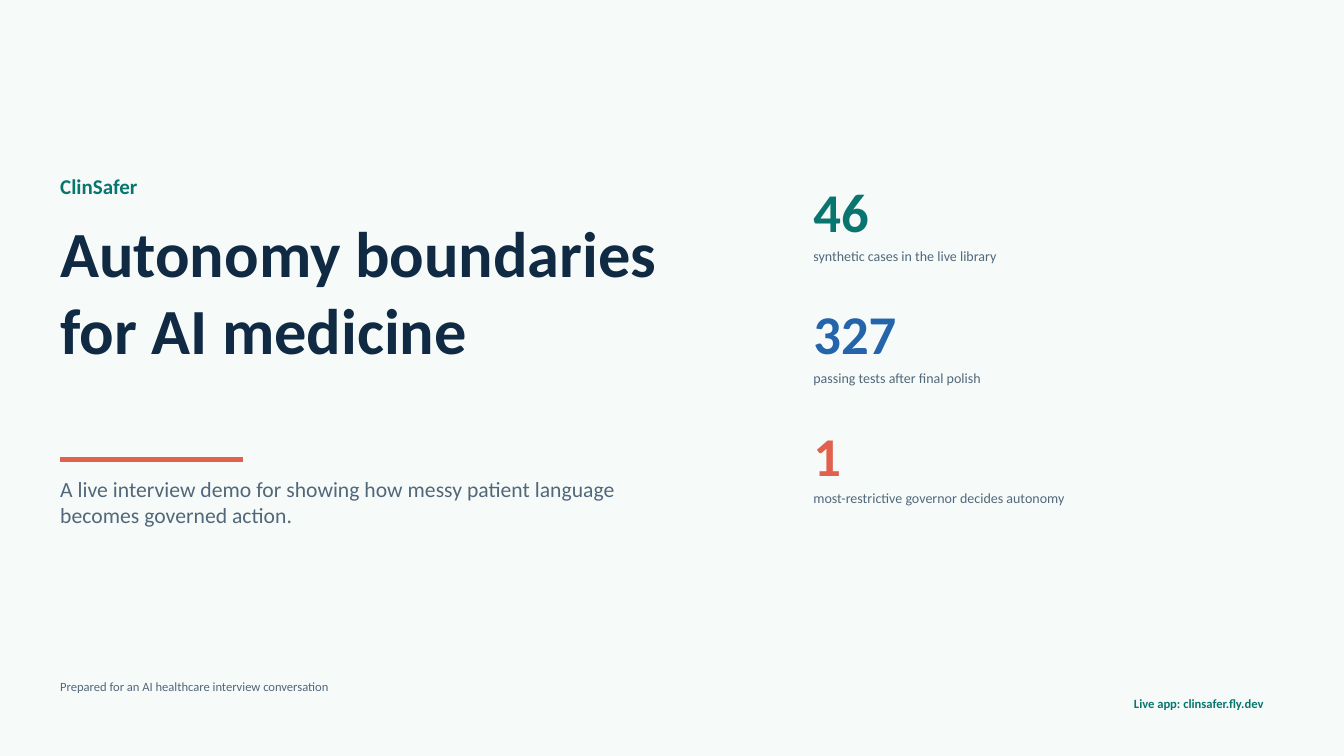
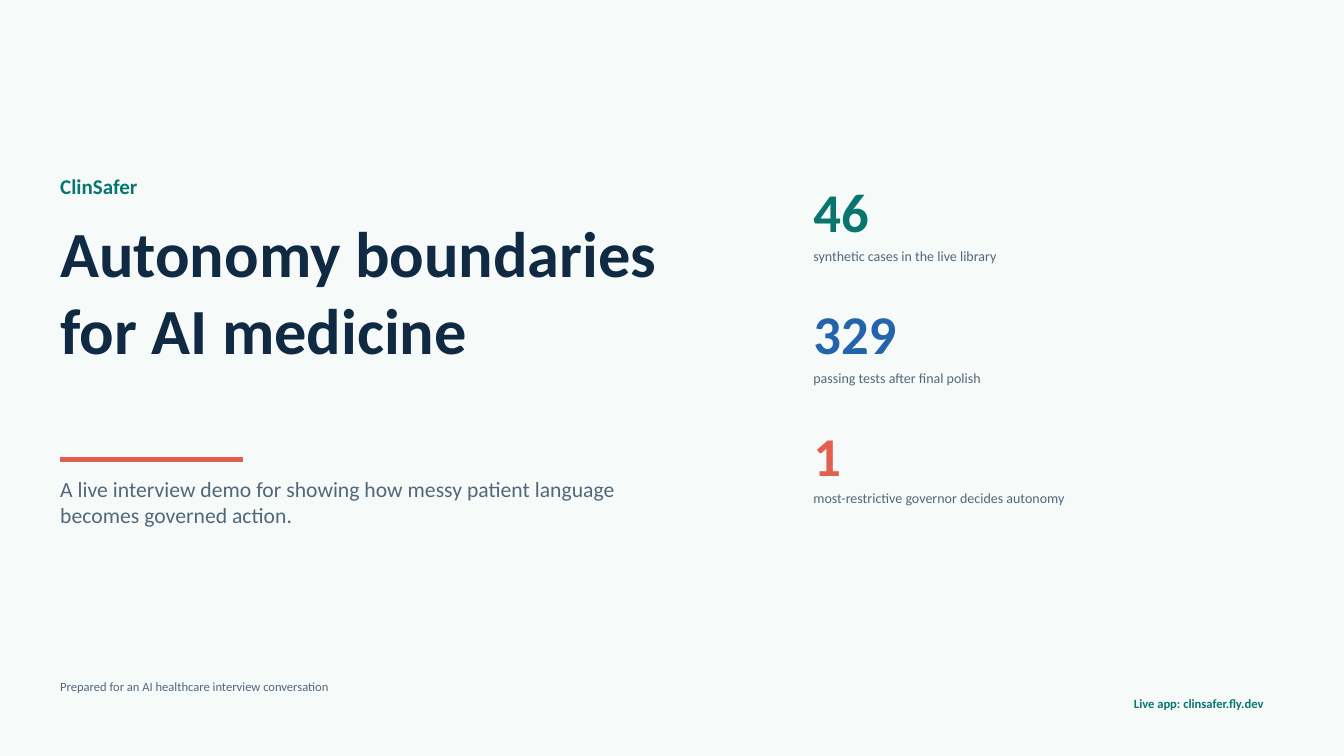
Before and after one commit to deesatzed/ClinSafer, a slide deck: slide 1 of decks/clinsafer-interview-demo/output/output.pptx. Drawn at 1344x756 pixels with LibreOffice and Linux fonts; fonts in the diff are those of the drawing. Boxes give left, top, right and bottom in pixels: in the first picture for what was removed or moved away, otherwise in the second. Text is boxed around its words. In the diff, an @@ line names an element or a change of style, - is before the commit and + after.

```diff
--- a/decks/clinsafer-interview-demo/output/output.pptx
+++ b/decks/clinsafer-interview-demo/output/output.pptx
@@ text at (813,318,896,355): text changed @@
-327
+329
```
Also in this commit, not shown: 1 other slide changed, 9 other files.
